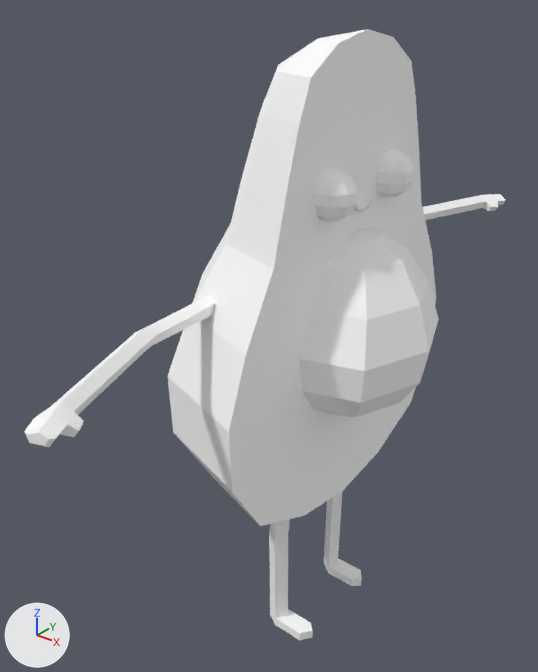
Renders of the glTF model frontend/assets/models3d/packs/quaternius-fbx/avocado.glb from each side of a commit.
Before and after are seen from a 50 mm lens placed at (1.005, -1.63, 1.965), pointed at (-0.252, -0.057, 0.99). Every picture has the same lights, and +X, +Y and +Z are marked at lower left. The picture after the commit comes second. Where no turn or scale is listed for an object, it has been applied to the vertices.

Objects in the first picture: 'Avocado'.
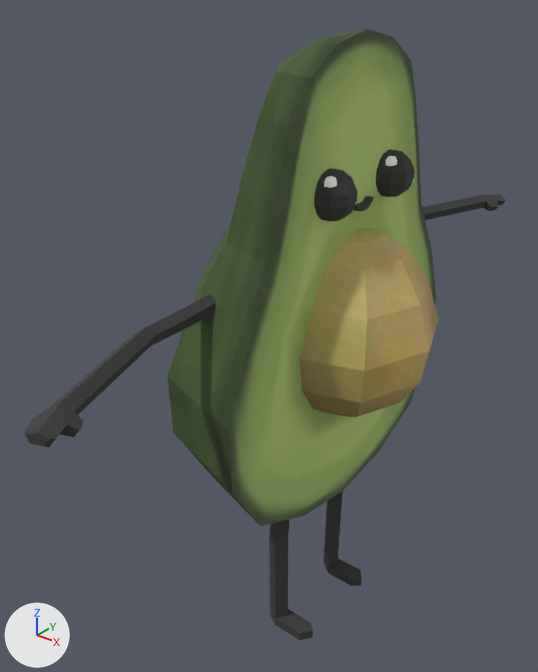
The change, as JSON lines over the scene's bpy script:
```json
{"op": "add", "block": "img_image_0", "code": ["img_image_0 = load_image('Image_0', '_unpacked/Image_0', 512, 512, 'sRGB')"]}
{"op": "remove", "block": "mat_material_0", "code": "mat_material_0.base_color = (1.0, 1.0, 1.0)  # white #ffffff"}
{"op": "add", "block": "mat_material_0", "code": "mat_material_0.texture = img_image_0"}
```

Boxes [x1, y1, x2, y2] around the edits, measured in the pictures (538 x 672 px):
```json
{"object": "Avocado", "change": "surface changed", "before": [24, 29, 506, 640], "after": [24, 29, 506, 640], "on screen": "white to green"}
```
